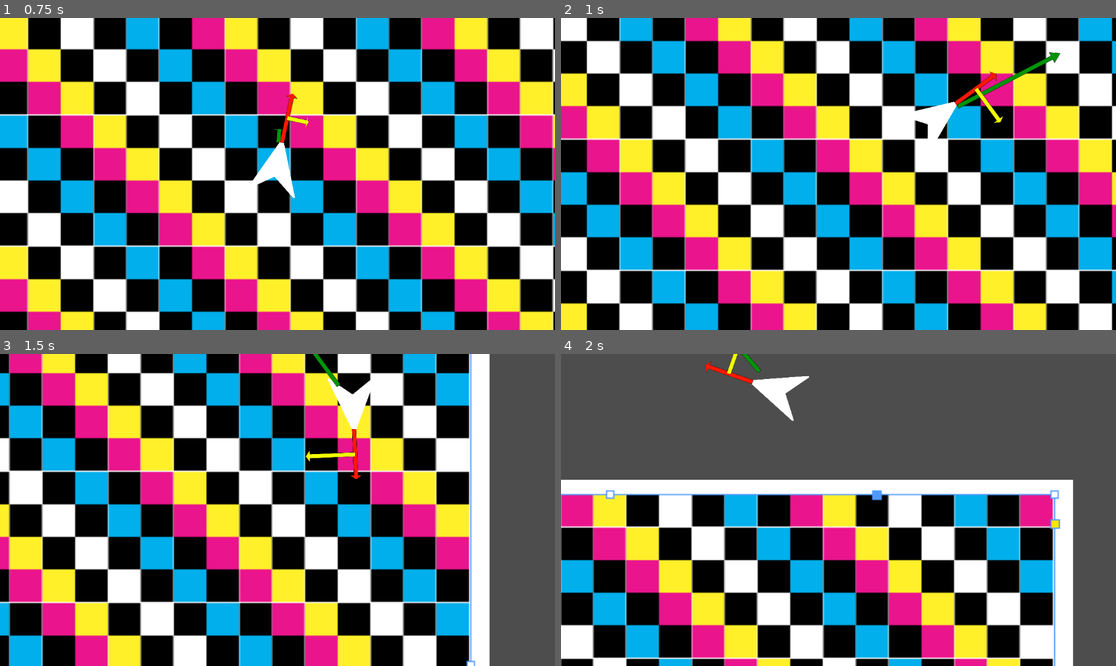
Above: before the commit, frames 1-4 (two rows, left to right).
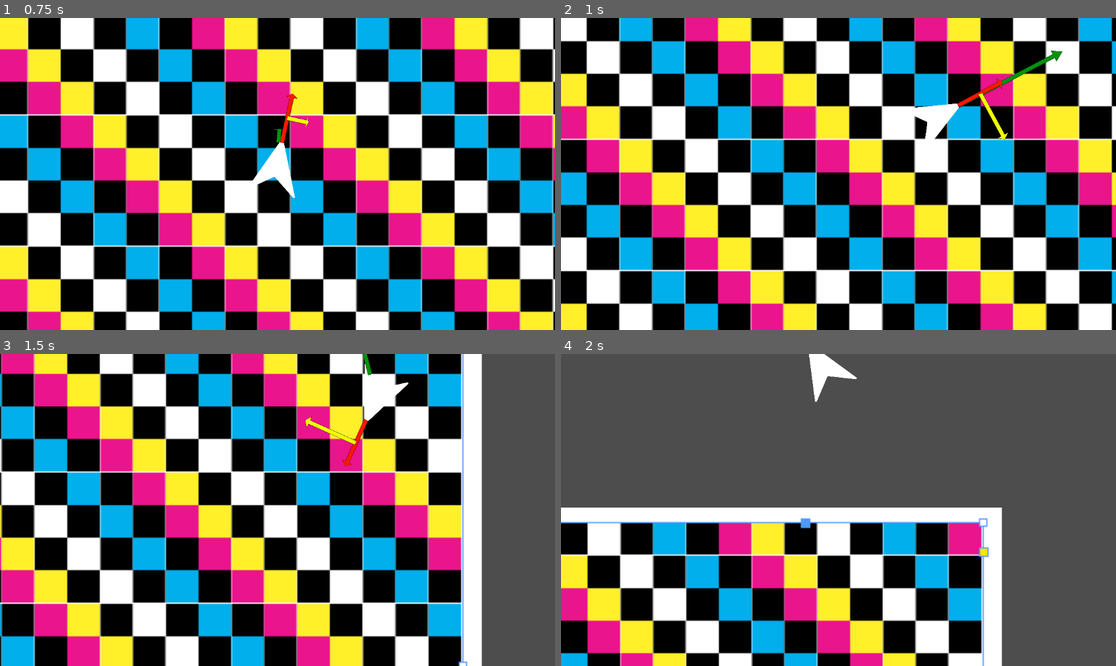
Above: after the commit, the same moments.

Repository: ParadoxArcher/Angle_Advantage
Game: Godot game, scene res://Scenes/GameScene.tscn
The game is run twice, just before and just after one commit, with the same random seed, the same clock (stepped at 60 frames per second) and the same inputs.
Inputs:
- Up to frame 1 (0.75 s): tap Enter at 0.5 s; hold D (RotateRight) from 0.53 s (still down); hold W (Boost) from 0.53 s (still down)
- Up to frame 2 (1 s): keep holding D (RotateRight); keep holding W (Boost); tap Space (Dodge) at 0.8 s
- Up to frame 3 (1.5 s): release D (RotateRight) at 1.28 s; release W (Boost) at 1.28 s; hold S (Back) from 1.28 s (still down); tap Space (Dodge) at 1.35 s
- Up to frame 4 (2 s): keep holding S (Back); tap W (Boost) at 1.55 s

Frame 1 is identical in both runs. In frame 2, 5.9% of the frame differs, in the area x 0-100%, y 0-100%; in frame 3, 31%; in frame 4, 51%, in the area x 0-93%, y 0-100%.
Error after the commit: Division by zero error in operator '/'. (res://Scripts/PlayerScript.gd:61)

Commit message:
vault backup: 2025-01-13 09:36:26

Diff:
--- a/zProject Files/Godot/Scripts/PlayerScript.gd
+++ b/zProject Files/Godot/Scripts/PlayerScript.gd
@@ -12,7 +12,7 @@
 @export var MaxSpeed = [1000, 1000] # {0: Fluctuating, 1: BaseMaxSpeed} ## Beware DodgeMaxSpeed
 @export var SpeedAccel = 1.3
 @export var SpeedDecel = [.3, .3] # {0: Fluctuating,  1: Decel} ## Beware BrakeDecelMult
-@export var BoostDecay = [0, .75, .3] # {0: Fluctuating,  1:BoostRelease, 2: DecayRate}
+@export var BoostDecay = [0, 1, .01] # {0: Fluctuating,  1:BoostRelease, 2: DecayRate}
 var BoostDir = Vector2(0, 0)
 var AccelRate = 0
 
@@ -24,8 +24,8 @@
 var RotaRate = 0
 
 ##Dodge Variables
-@export var DodgeMaxSpeed = [1.25, 25] # {0: MaxSpeedMultiplier, 1: MaxSpeedDecel}
-@export var DodgeMaxRota = [2, PI/8] # {0: MaxRotaMultiplier, 1: MaxRotaDecel}
+@export var DodgeMaxSpeed = [1.25, .15] # {0: MaxSpeedMultiplier, 1: MaxSpeedDecel}
+@export var DodgeMaxRota = [3, .25] # {0: MaxRotaMultiplier, 1: MaxRotaDecel}
 
 ## Markers Variables
 @export var MarkerSize = {"CenterGap": 50, "RotaSpeedGap": 75, "VelLength": .5, "NeutralLength": .35, "RotaSpeedLength": .5} #RotaSpeedGap left unimplemented, intended to slide rota_speed_display along neutral_display
@@ -55,11 +55,12 @@
 		BoostDir = Vector2(cos(rotation), sin(rotation))
 		var CounterAccel = BoostDir.dot(velocity.normalized()) * CounterScaler[0]
 		AccelRate = SpeedAccel - SpeedDecel[0] * CounterAccel
-		BoostDecay[0] = BoostDecay[1]
+		BoostDecay[0] = 1
 	else:
-		BoostDecay[0] -= clampf(BoostDecay[2] * delta, 0, BoostDecay[0])
-		BoostDir = Vector2(cos(rotation), sin(rotation)) * BoostDecay[0]
+		BoostDir = Vector2(cos(rotation), sin(rotation)) * (BoostDecay[1] * BoostDecay[0])
+		BoostDecay[0] -= clampf(1/BoostDecay[0] * BoostDecay[2], 0, BoostDecay[0])
 		AccelRate = SpeedDecel[0]
+		print(BoostDecay)
 	#endregion
 
 	#region Rotation
@@ -77,6 +78,11 @@
 
 	#region Dodge
 	var DodgeDir = Vector2(Input.get_action_strength("RotateRight") - Input.get_action_strength("RotateLeft"), Input.get_action_strength("Back") - Input.get_action_strength("Boost"))
+
+	if MaxSpeed[0] != MaxSpeed[1] || MaxRota[0] != MaxRota[1]:
+		MaxSpeed[0] -= clampf((MaxSpeed[0] - MaxSpeed[1]) * DodgeMaxSpeed[1], 0, MaxSpeed[0] - MaxSpeed[1])
+		MaxRota[0] -= clampf((MaxRota[0] - MaxRota[1]) * DodgeMaxRota[1], 0, MaxRota[0] - MaxRota[1])
+
 	if Input.is_action_just_pressed("Dodge"):
 		if DodgeDir.normalized().is_zero_approx():
 			DodgeDir = Vector2(0,-1)
@@ -84,9 +90,6 @@
 		MaxRota[0] = MaxRota[1] * DodgeMaxRota[0]
 		velocity = MaxSpeed[0] * DodgeDir.rotated(rotation + PI/2)
 
-	if MaxSpeed[0] != MaxSpeed[1] || MaxRota[0] != MaxRota[1]:
-		MaxSpeed[0] -= clampf((MaxSpeed[0] - MaxSpeed[1]) * DodgeMaxSpeed[1], 0, MaxSpeed[0] - MaxSpeed[1])
-		MaxRota[0] -= clampf((MaxRota[0] - MaxRota[1]) * DodgeMaxRota[1], 0, MaxRota[0] - MaxRota[1])
 	print(MaxRota[0])
 	print(MaxSpeed[0])
 	#endregion
Not shown, changed: .obsidian/workspace.json
